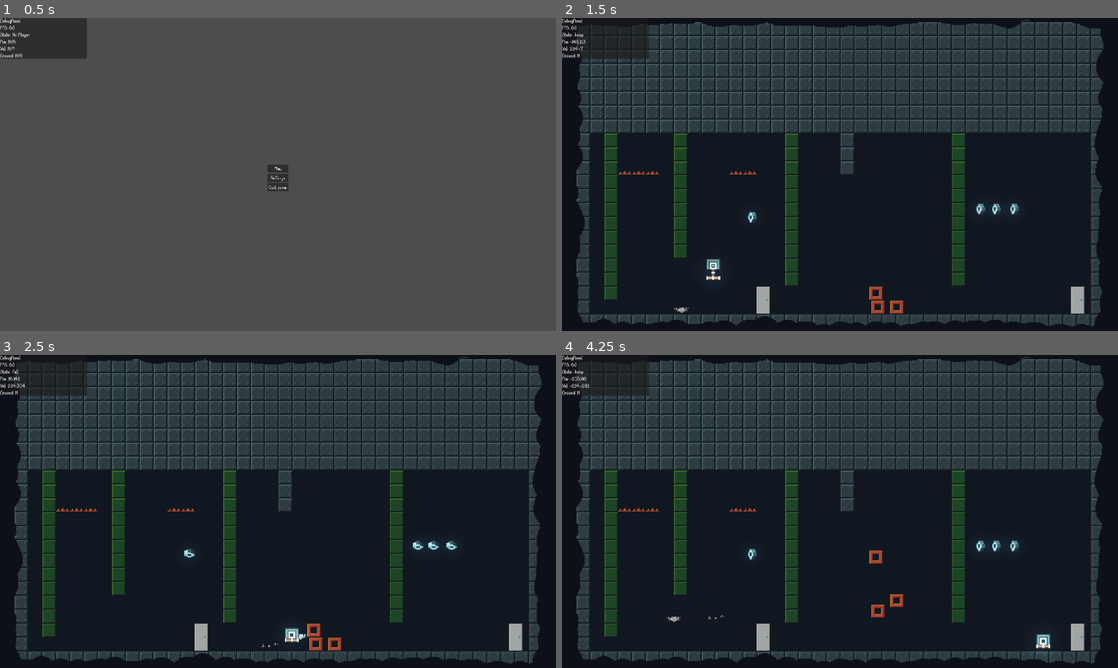
Above: before the commit, frames 1-4 (two rows, left to right).
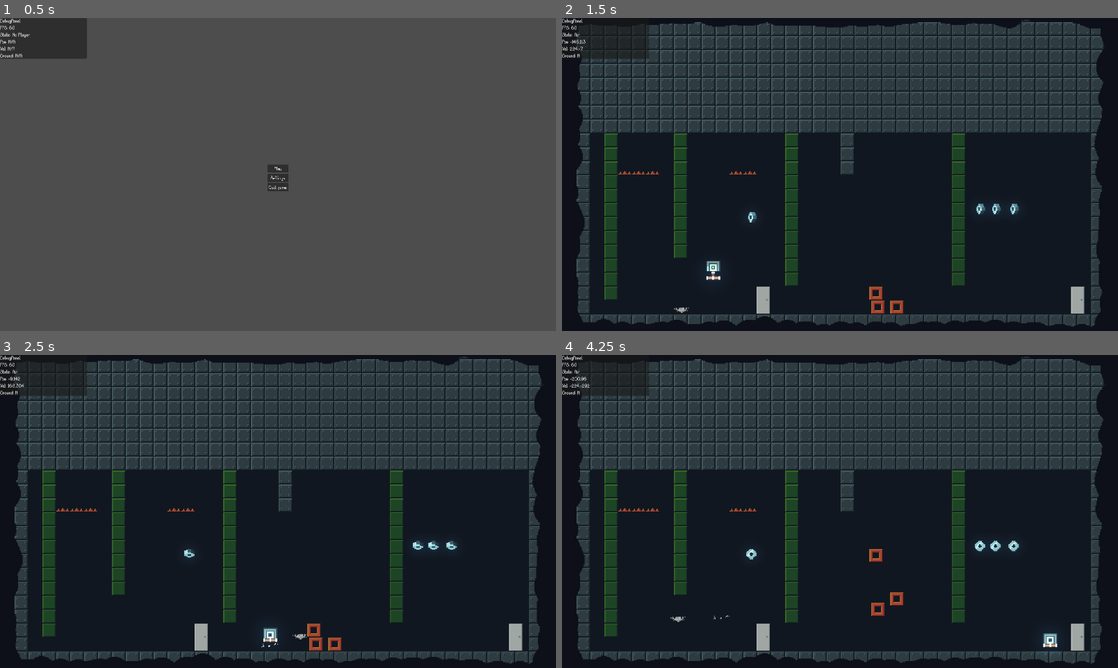
Above: after the commit, the same moments.

Repository: LeZellus/pistonprecision
Game: Godot game, scene res://scenes/worlds/MainScene.tscn
Same seed, same stepped clock (60 frames per second), same inputs: the game is played once before the commit and once after it.
Inputs:
- Up to frame 1 (0.5 s): no input
- Up to frame 2 (1.5 s): click "Play" at 0.5 s; tap Enter (ui_accept) at 1.25 s; hold D (move_right) from 1.28 s (still down); hold Space (jump) from 1.28 s (still down)
- Up to frame 3 (2.5 s): keep holding D (move_right); release Space (jump) at 2.03 s; tap Space (jump) at 2.1, 2.27 s
- Up to frame 4 (4.25 s): tap Space (jump) at 2.57, 3.6, 3.77, 4.07 s; release D (move_right) at 2.78 s; hold Space (jump) 2.78-3.53 s; hold A (move_left) from 2.78 s (still down)

Frame 1 is identical in both runs. In frame 2, less than 0.1% of the frame differs, in the area x 2-29%, y 4-81%; in frame 3, 0.3%; in frame 4, 0.6%, in the area x 2-90%, y 4-94%.

Commit message:
migration FSM to hybrid for jump state + fall state

Diff:
--- a/scenes/player/Player.tscn
+++ b/scenes/player/Player.tscn
@@ -1,12 +1,11 @@
-[gd_scene load_steps=12 format=3 uid="uid://de1wxpab4hcrk"]
+[gd_scene load_steps=11 format=3 uid="uid://de1wxpab4hcrk"]
 
 [ext_resource type="Script" path="res://scripts/player/Player.gd" id="1_0orsa"]
 [ext_resource type="SpriteFrames" uid="uid://j4q15hu1yxfw" path="res://resources/player_stats/PlayerAnimation.tres" id="2_kqkg1"]
 [ext_resource type="Script" path="res://scripts/player/states/StateMachine.gd" id="3_jbs4w"]
 [ext_resource type="Script" path="res://scripts/player/states/IdleState.gd" id="4_bcs28"]
 [ext_resource type="Script" path="res://scripts/player/states/RunState.gd" id="5_twowj"]
-[ext_resource type="Script" path="res://scripts/player/states/JumpState.gd" id="6_35r08"]
-[ext_resource type="Script" path="res://scripts/player/states/FallState.gd" id="7_lwr6x"]
+[ext_resource type="Script" path="res://scripts/player/states/AirState.gd" id="9_rjf30"]
 [ext_resource type="Script" path="res://scripts/player/states/DeathState.gd" id="10_b7bio"]
 
 [sub_resource type="Gradient" id="Gradient_g8kc1"]
@@ -50,11 +49,8 @@
 [node name="RunState" type="Node" parent="StateMachine"]
 script = ExtResource("5_twowj")
 
-[node name="JumpState" type="Node" parent="StateMachine"]
-script = ExtResource("6_35r08")
-
-[node name="FallState" type="Node" parent="StateMachine"]
-script = ExtResource("7_lwr6x")
-
 [node name="DeathState" type="Node" parent="StateMachine"]
 script = ExtResource("10_b7bio")
+
+[node name="AirState" type="Node" parent="StateMachine"]
+script = ExtResource("9_rjf30")
--- /dev/null
+++ b/scripts/player/states/AirState.gd
@@ -0,0 +1,63 @@
+# scripts/player/states/AirState.gd - VERSION DE BASE
+class_name AirState
+extends State
+
+func _ready() -> void:
+	# Pas d'animation fixe - on change dynamiquement
+	animation_name = ""
+
+func enter() -> void:
+	# Pas d'animation fixe au début
+	_update_animation()
+
+func process_physics(delta: float) -> State:
+	# 1. PHYSIQUE DE BASE
+	parent.physics_component.apply_gravity(delta)
+
+	# 2. MOUVEMENT AÉRIEN
+	if parent.wall_jump_timer > 0:
+		# Contrôle limité pendant wall jump
+		_apply_wall_jump_movement(delta)
+	else:
+		# Contrôle aérien normal
+		parent.physics_component.apply_precise_air_movement(delta)
+
+	# 3. ANIMATION DYNAMIQUE
+	_update_animation()
+
+	# 4. MOUVEMENT
+	parent.move_and_slide()
+
+	# 5. TRANSITIONS (vers GroundState quand on atterrit)
+	return StateTransitions.get_instance().get_next_state(self, parent, delta)
+
+func _update_animation():
+	"""Met à jour l'animation selon la vélocité"""
+	if parent.velocity.y < 0:
+		parent.sprite.play("Jump")
+	else:
+		parent.sprite.play("Fall")
+
+func _apply_wall_jump_movement(delta: float):
+	"""Mouvement contraint pendant le wall jump timer - COPIÉ de JumpState"""
+	var input_dir = InputManager.get_movement()
+
+	if input_dir != 0:
+		var current_sign = sign(parent.velocity.x)
+		var input_sign = sign(input_dir)
+
+		# Empêcher de contrer immédiatement le wall jump
+		if current_sign != 0 and input_sign != current_sign:
+			# Autoriser seulement 20% de contrôle contre le momentum
+			var target_speed = input_dir * PlayerConstants.SPEED * 0.2
+			parent.velocity.x = move_toward(parent.velocity.x, target_speed,
+				PlayerConstants.AIR_ACCELERATION * 0.3 * delta)
+		else:
+			# Mouvement normal dans la même direction
+			var target_speed = input_dir * PlayerConstants.SPEED * PlayerConstants.AIR_SPEED_MULTIPLIER
+			parent.velocity.x = move_toward(parent.velocity.x, target_speed,
+				PlayerConstants.AIR_ACCELERATION * delta)
+	else:
+		# Friction très réduite pour conserver le momentum
+		parent.velocity.x = move_toward(parent.velocity.x, 0,
+			PlayerConstants.AIR_FRICTION * 0.3 * delta)
--- a/scripts/player/states/StateTransitions.gd
+++ b/scripts/player/states/StateTransitions.gd
@@ -1,4 +1,4 @@
-# scripts/player/states/StateTransitions.gd - JUMP MIGRÉ VERS COMPONENT
+# scripts/player/states/StateTransitions.gd - AVEC AIRSTATE
 class_name StateTransitions
 
 static var _instance: StateTransitions
@@ -19,8 +19,8 @@
 	match current_state.get_script().get_global_name():
 		"IdleState", "RunState":
 			return _handle_ground_states(current_state, player, delta)
-		"JumpState", "FallState":
-			return _handle_air_states(current_state, player, delta)
+		"AirState":  # NOUVEAU - remplace JumpState + FallState
+			return _handle_air_state(current_state, player, delta)
 		"DeathState":
 			return null
 
@@ -43,9 +43,9 @@
 	return _state_cache.get(state_name)
 
 func _handle_ground_states(current_state: State, player: Player, _delta: float) -> State:
-	# Transition vers l'air
+	# Transition vers l'air - SIMPLIFIÉ
 	if not player.is_on_floor():
-		return _get_state("JumpState") if player.velocity.y < 0 else _get_state("FallState")
+		return _get_state("AirState")  # UN SEUL STATE AÉRIEN
 
 	# Transitions Idle ↔ Run
 	var movement = InputManager.get_movement()
@@ -58,20 +58,13 @@
 
 	return null
 
-func _handle_air_states(current_state: State, player: Player, _delta: float) -> State:
-	# Retour au sol
+func _handle_air_state(_current_state: State, player: Player, _delta: float) -> State:
+	# Retour au sol - SIMPLIFIÉ
 	if player.is_on_floor():
 		return _get_state("RunState") if InputManager.get_movement() != 0 else _get_state("IdleState")
 
-	var current_name = current_state.get_script().get_global_name()
-
-	# Transition Jump → Fall
-	if current_name == "JumpState" and player.velocity.y >= 0:
-		return _get_state("FallState")
-
-	# Activer wall slide component depuis Fall
-	if current_name == "FallState" and player.wall_slide_component:
-		if player.wall_slide_component.has_method("try_activate"):
-			player.wall_slide_component.try_activate()
+	# Activer wall slide component si nécessaire
+	if player.wall_slide_component and player.wall_slide_component.has_method("try_activate"):
+		player.wall_slide_component.try_activate()
 
 	return null
